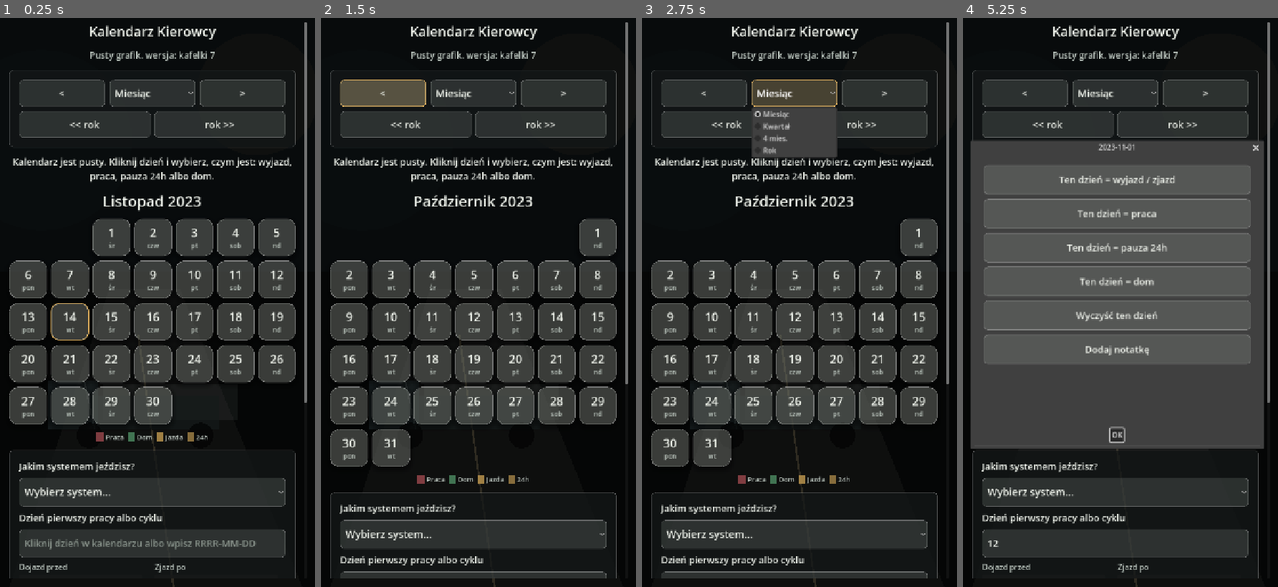
Above: before the commit, frames 1-4 (left to right).
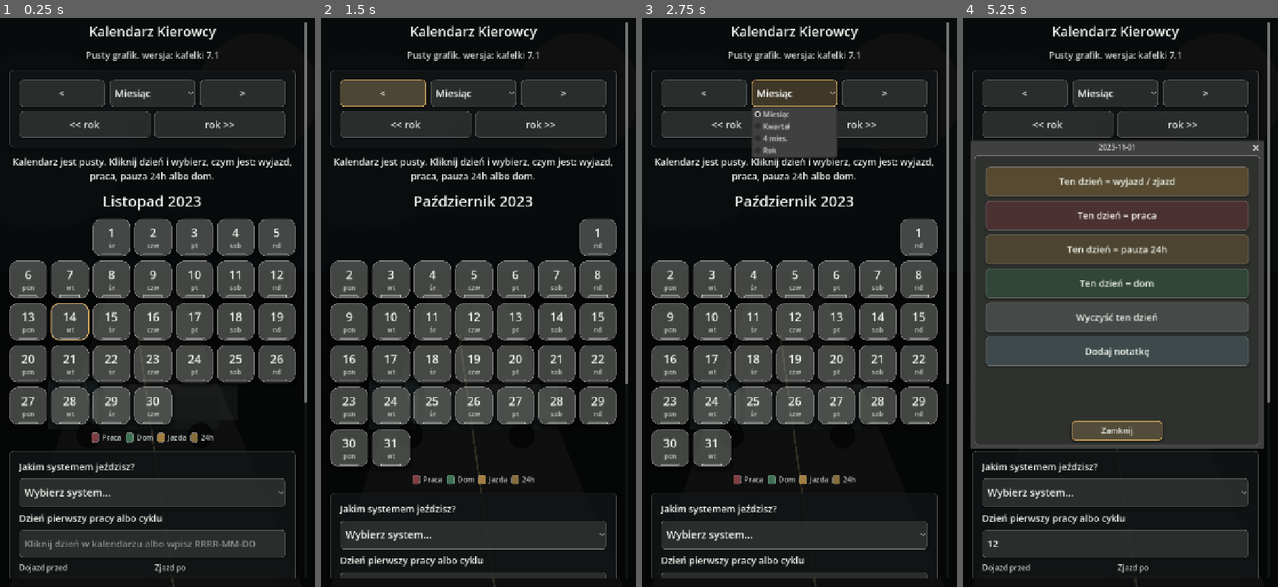
Above: after the commit, the same moments.

Repository: ElKlient/IDOL-Genesis
Game: Godot game, scene res://scenes/main.tscn
The game is run twice, just before and just after one commit, with the same random seed, the same clock (stepped at 60 frames per second) and the same inputs.
Inputs (mouse positions are in pixels of both pictures, inside the frame that each line leads up to):
- Up to frame 1 (0.25 s): no input
- Up to frame 2 (1.5 s): click (472, 541) at 0.52 s; type "12" at 0.6 s; click "<" at 1.25 s
- Up to frame 3 (2.75 s): click "Miesiąc" at 2 s
- Up to frame 4 (5.25 s): click ">" at 2.75 s; click "<< rok" at 3.5 s; click "rok >>" at 4.25 s; click (1073, 239) at 5.02 s

The runs differ from the first frame. In frame 1, 2.2% of the frame differs, in the area x 2-94%, y 5-98%; in frame 2, 2.6%; in frame 3, 2.6%; in frame 4, 22%, in the area x 2-95%, y 5-98%.

Commit message:
Polish mobile calendar visuals

Diff:
--- a/scripts/main.gd
+++ b/scripts/main.gd
@@ -19,21 +19,22 @@
 ]
 const WEEKDAY_SHORT_TILE := ["pon", "wt", "śr", "czw", "pt", "sob", "nd"]
 
-const COLOR_PANEL := Color(0.075, 0.090, 0.092, 0.76)
-const COLOR_PANEL_SOFT := Color(0.110, 0.125, 0.122, 0.72)
-const COLOR_TILE_EMPTY := Color(0.90, 0.93, 0.88, 0.24)
+const COLOR_PANEL := Color(0.070, 0.085, 0.087, 0.82)
+const COLOR_PANEL_SOFT := Color(0.105, 0.120, 0.116, 0.76)
+const COLOR_TILE_EMPTY := Color(0.90, 0.93, 0.88, 0.28)
 const COLOR_TILE_EMPTY_OUTSIDE := Color(0.90, 0.93, 0.88, 0.08)
 const COLOR_TEXT := Color(0.94, 0.955, 0.925)
 const COLOR_TEXT_MUTED := Color(0.76, 0.80, 0.77)
 const COLOR_TEXT_DIM := Color(0.54, 0.58, 0.55)
-const COLOR_WORK := Color(0.60, 0.28, 0.30, 0.82)
-const COLOR_HOME := Color(0.30, 0.54, 0.38, 0.82)
-const COLOR_TRAVEL := Color(0.73, 0.58, 0.30, 0.84)
-const COLOR_REST := Color(0.62, 0.50, 0.27, 0.84)
+const COLOR_WORK := Color(0.58, 0.27, 0.30, 0.86)
+const COLOR_HOME := Color(0.28, 0.50, 0.37, 0.86)
+const COLOR_TRAVEL := Color(0.72, 0.56, 0.29, 0.86)
+const COLOR_REST := Color(0.60, 0.49, 0.27, 0.86)
 const COLOR_TODAY := Color(0.92, 0.72, 0.38)
+const COLOR_NOTE := Color(0.43, 0.55, 0.60, 0.86)
 const PORTRAIT_WIDTH := 640
 const TILE_COLUMNS := 7
-const APP_VERSION_LABEL := "wersja: kafelki 7"
+const APP_VERSION_LABEL := "wersja: kafelki 7.1"
 
 var calculator := ScheduleCalculator.new()
 var current_year: int
@@ -342,6 +343,7 @@
 	day_action_dialog.title = "Wybierz dzień"
 	day_action_dialog.exclusive = false
 	day_action_dialog.min_size = Vector2i(640, 650)
+	day_action_dialog.add_theme_stylebox_override("panel", _dialog_style())
 	add_child(day_action_dialog)
 
 	var margin := MarginContainer.new()
@@ -355,35 +357,40 @@
 	box.add_theme_constant_override("separation", 10)
 	margin.add_child(box)
 
-	var set_travel := _action_button("Ten dzień = wyjazd / zjazd")
+	var set_travel := _action_button("Ten dzień = wyjazd / zjazd", COLOR_TRAVEL)
 	set_travel.pressed.connect(_set_selected_day_state.bind(ScheduleCalculator.DayState.TRAVEL))
 	box.add_child(set_travel)
 
-	var set_work := _action_button("Ten dzień = praca")
+	var set_work := _action_button("Ten dzień = praca", COLOR_WORK)
 	set_work.pressed.connect(_set_selected_day_state.bind(ScheduleCalculator.DayState.WORK))
 	box.add_child(set_work)
 
-	var set_rest := _action_button("Ten dzień = pauza 24h")
+	var set_rest := _action_button("Ten dzień = pauza 24h", COLOR_REST)
 	set_rest.pressed.connect(_set_selected_day_state.bind(ScheduleCalculator.DayState.REST))
 	box.add_child(set_rest)
 
-	var set_home := _action_button("Ten dzień = dom")
+	var set_home := _action_button("Ten dzień = dom", COLOR_HOME)
 	set_home.pressed.connect(_set_selected_day_state.bind(ScheduleCalculator.DayState.HOME))
 	box.add_child(set_home)
 
-	var clear_day := _action_button("Wyczyść ten dzień")
+	var clear_day := _action_button("Wyczyść ten dzień", Color(0.52, 0.55, 0.54, 0.86))
 	clear_day.pressed.connect(_set_selected_day_state.bind(ScheduleCalculator.DayState.NONE))
 	box.add_child(clear_day)
 
-	var note_button := _action_button("Dodaj notatkę")
+	var note_button := _action_button("Dodaj notatkę", COLOR_NOTE)
 	note_button.pressed.connect(_open_note_from_action_dialog)
 	box.add_child(note_button)
+
+	var close_button := day_action_dialog.get_ok_button()
+	close_button.text = "Zamknij"
+	_prepare_control(close_button, 18, 48)
 
 
 func _build_note_dialog() -> void:
 	note_dialog = ConfirmationDialog.new()
 	note_dialog.title = "Notatka"
 	note_dialog.confirmed.connect(_save_note)
+	note_dialog.add_theme_stylebox_override("panel", _dialog_style())
 	add_child(note_dialog)
 
 	var margin := MarginContainer.new()
@@ -547,6 +554,17 @@
 	elif has_note:
 		box.add_child(_tile_label("not.", _tile_badge_font_size(), COLOR_TEXT_MUTED))
 
+	var accent := Panel.new()
+	accent.mouse_filter = Control.MOUSE_FILTER_IGNORE
+	accent.anchor_left = 0.24
+	accent.anchor_right = 0.76
+	accent.anchor_top = 1.0
+	accent.anchor_bottom = 1.0
+	accent.offset_top = -7.0
+	accent.offset_bottom = -3.0
+	accent.add_theme_stylebox_override("panel", _accent_style(_tile_accent_color(state, has_note)))
+	button.add_child(accent)
+
 
 func _tile_label(text: String, font_size: int, color: Color) -> Label:
 	var label := Label.new()
@@ -869,6 +887,9 @@
 	label.text = text
 	label.add_theme_font_size_override("font_size", font_size)
 	label.add_theme_color_override("font_color", color)
+	if font_size >= 20:
+		label.add_theme_constant_override("outline_size", 1)
+		label.add_theme_color_override("font_outline_color", Color(0.0, 0.0, 0.0, 0.35))
 	return label
 
 
@@ -880,10 +901,14 @@
 	return button
 
 
-func _action_button(text: String) -> Button:
+func _action_button(text: String, accent: Color = COLOR_TILE_EMPTY) -> Button:
 	var button := Button.new()
 	button.text = text
 	_prepare_control(button, 21, 66)
+	button.add_theme_stylebox_override("normal", _control_style(_alpha(accent, 0.34)))
+	button.add_theme_stylebox_override("hover", _control_style(_alpha(accent, 0.44)))
+	button.add_theme_stylebox_override("pressed", _control_style(_alpha(accent, 0.26)))
+	button.add_theme_stylebox_override("focus", _control_style(_alpha(accent, 0.40), true))
 	return button
 
 
@@ -905,14 +930,14 @@
 
 func _legend_item(color: Color, text: String) -> HBoxContainer:
 	var item := HBoxContainer.new()
-	item.add_theme_constant_override("separation", 4)
-
-	var swatch := ColorRect.new()
-	swatch.color = color
-	swatch.custom_minimum_size = Vector2(16, 16)
+	item.add_theme_constant_override("separation", 6)
+
+	var swatch := Panel.new()
+	swatch.custom_minimum_size = Vector2(18, 18)
+	swatch.add_theme_stylebox_override("panel", _accent_style(color))
 	item.add_child(swatch)
 
-	item.add_child(_make_label(text, 15, COLOR_TEXT_MUTED))
+	item.add_child(_make_label(text, 16, COLOR_TEXT_MUTED))
 	return item
 
 
@@ -959,6 +984,9 @@
 	style.set_corner_radius_all(radius)
 	style.set_border_width_all(1)
 	style.border_color = Color(1.0, 1.0, 1.0, 0.10)
+	style.shadow_color = Color(0.0, 0.0, 0.0, 0.26)
+	style.shadow_size = 10
+	style.shadow_offset = Vector2(0, 4)
 	style.content_margin_left = 8
 	style.content_margin_right = 8
 	style.content_margin_top = 8
@@ -972,11 +1000,54 @@
 	style.set_corner_radius_all(8)
 	style.set_border_width_all(1)
 	style.border_color = COLOR_TODAY if focused else Color(1.0, 1.0, 1.0, 0.15)
+	style.shadow_color = Color(0.0, 0.0, 0.0, 0.20)
+	style.shadow_size = 5
+	style.shadow_offset = Vector2(0, 2)
 	style.content_margin_left = 12
 	style.content_margin_right = 12
 	style.content_margin_top = 8
 	style.content_margin_bottom = 8
 	return style
+
+
+func _accent_style(color: Color) -> StyleBoxFlat:
+	var style := StyleBoxFlat.new()
+	style.bg_color = color
+	style.set_corner_radius_all(4)
+	style.set_border_width_all(1)
+	style.border_color = Color(1.0, 1.0, 1.0, 0.15)
+	return style
+
+
+func _dialog_style() -> StyleBoxFlat:
+	var style := _style(Color(0.18, 0.19, 0.18, 0.96), 10)
+	style.border_color = Color(1.0, 1.0, 1.0, 0.18)
+	style.shadow_size = 18
+	style.shadow_offset = Vector2(0, 7)
+	style.content_margin_left = 12
+	style.content_margin_right = 12
+	style.content_margin_top = 12
+	style.content_margin_bottom = 12
+	return style
+
+
+func _tile_accent_color(state: int, has_note: bool) -> Color:
+	match state:
+		ScheduleCalculator.DayState.WORK:
+			return _alpha(COLOR_WORK.lightened(0.18), 0.88)
+		ScheduleCalculator.DayState.HOME:
+			return _alpha(COLOR_HOME.lightened(0.18), 0.88)
+		ScheduleCalculator.DayState.TRAVEL:
+			return _alpha(COLOR_TRAVEL.lightened(0.16), 0.88)
+		ScheduleCalculator.DayState.REST:
+			return _alpha(COLOR_REST.lightened(0.16), 0.88)
+	if has_note:
+		return _alpha(COLOR_NOTE, 0.80)
+	return Color(1.0, 1.0, 1.0, 0.18)
+
+
+func _alpha(color: Color, alpha: float) -> Color:
+	return Color(color.r, color.g, color.b, alpha)
 
 
 func _format_duration(seconds: int) -> String:
